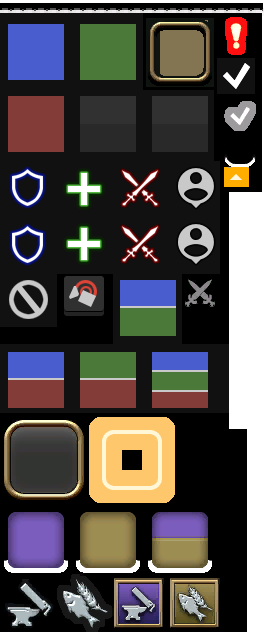
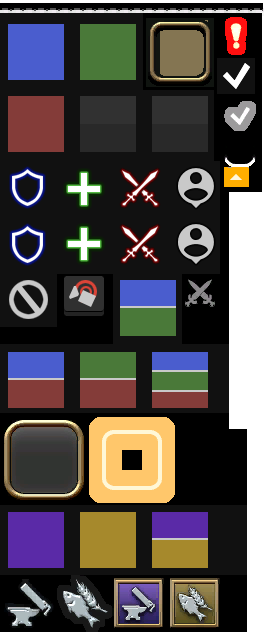
Layers edited between the first and the second (264, 632) image:
painted on "job background" over [8, 512, 208, 568]
painted on "background" (2nd of 2) over [0, 505, 247, 575]
